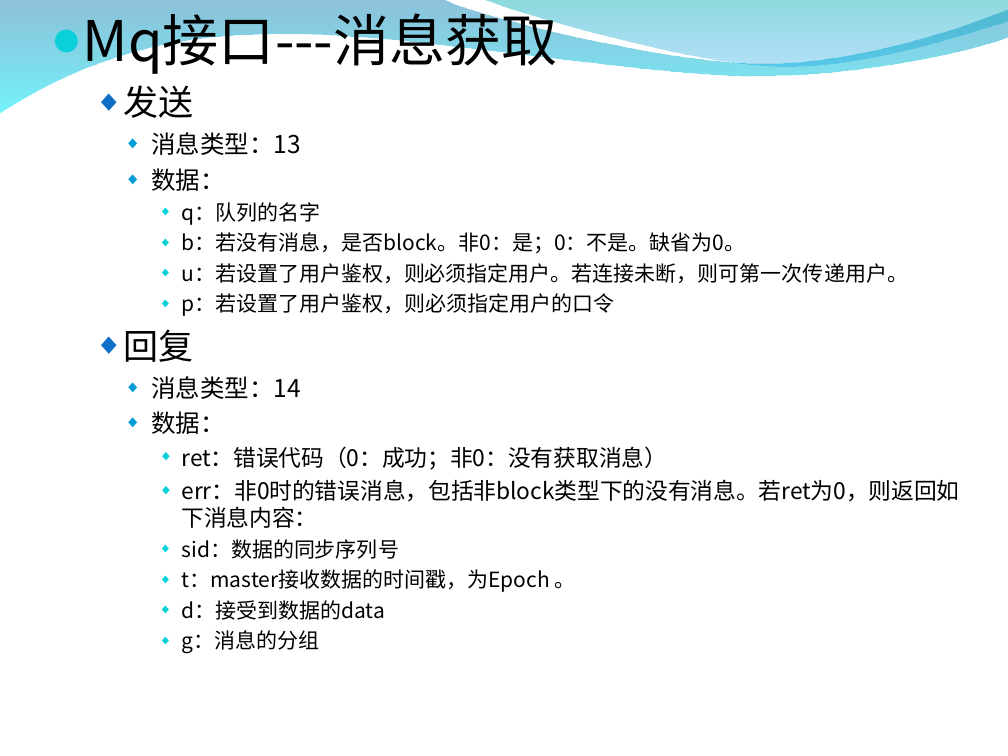
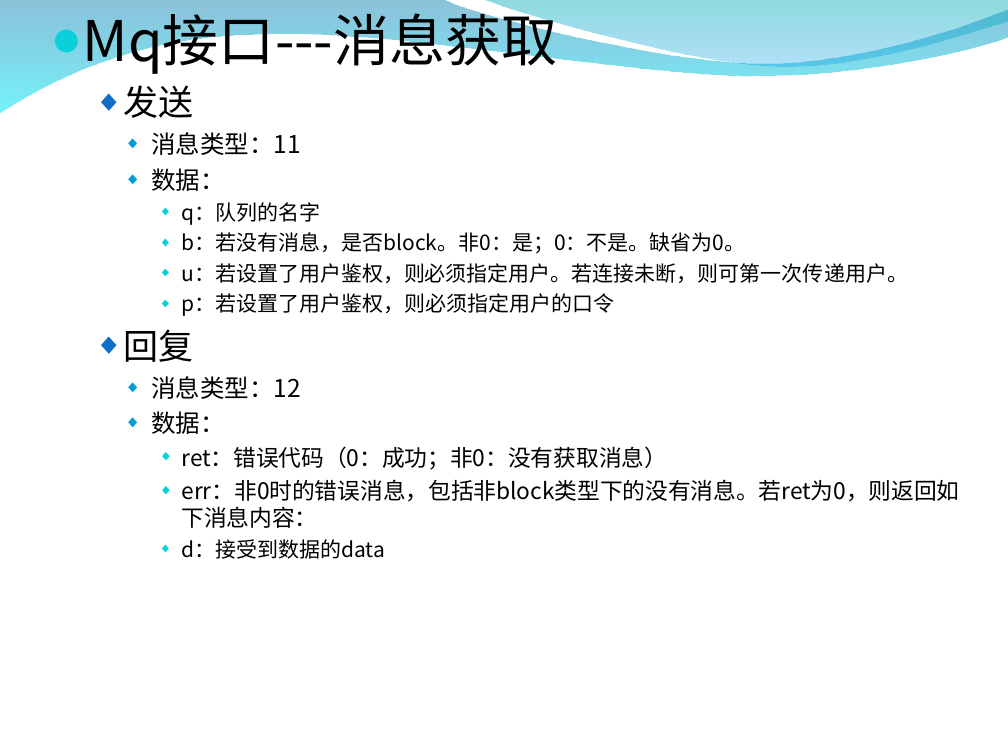
Before and after one commit to burstas/cwinux-mq, a slide deck: slide 18 of mq/doc/mq_introduce.ppt (slide 20 before the commit). Drawn at 1008x756 pixels with LibreOffice and Linux fonts; fonts in the diff are those of the drawing; background and template pictures are left out. Boxes give left, top, right and bottom in pixels: in the first picture for what was removed or moved away, otherwise in the second. Text is boxed around its words. In the diff, an @@ line names an element or a change of style, - is before the commit and + after.

```diff
--- a/mq/doc/mq_introduce.ppt
+++ b/mq/doc/mq_introduce.ppt
@@ text at [151,132,301,155]: text changed @@
-    ◆ 消息类型：13
+    ◆ 消息类型：11
@@ text at [151,376,301,399]: text changed @@
-    ◆ 消息类型：14
+    ◆ 消息类型：12
@@ text at [182,539,576,592]: paragraphs removed @@
-      ◆ sid：数据的同步序列号
-      ◆ t：master接收数据的时间戳，为Epoch 。
@@ text at [182,630,320,653]: paragraph removed @@
-      ◆ g：消息的分组
```
Also in this commit, not shown: 14 other slides changed, 1 slide added, 4 slides removed, 8 other files.
